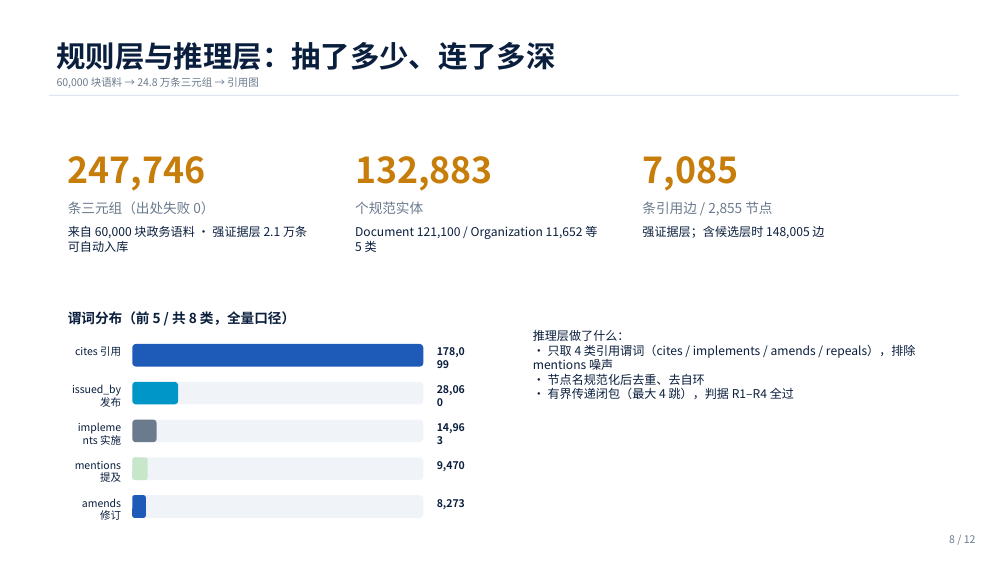
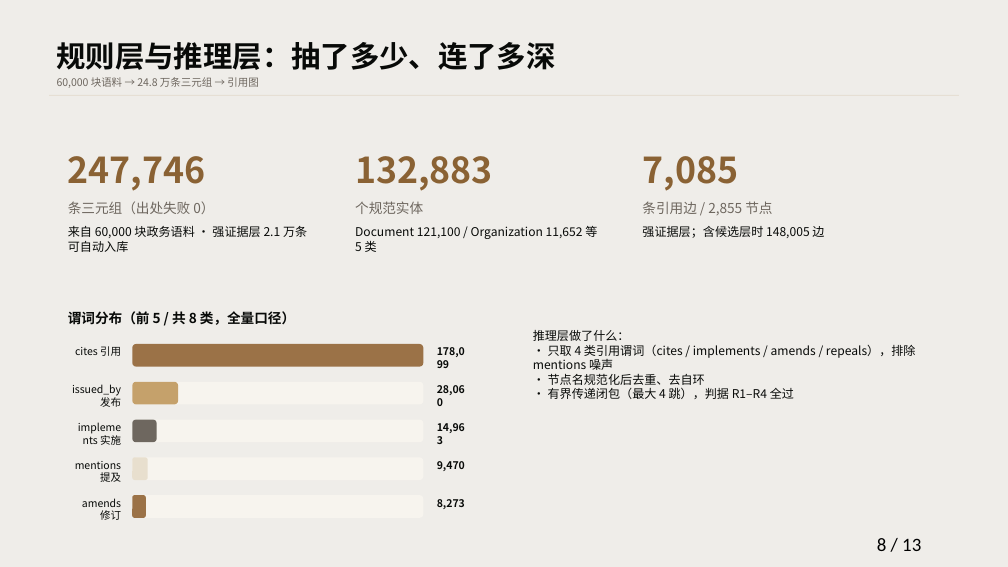
Before and after one commit to Endminlord/ict-decision-agent, a slide deck: slide 8 of deck/ict-deck.pptx. Drawn at 1008x567 pixels with LibreOffice and Linux fonts; fonts in the diff are those of the drawing. Boxes give left, top, right and bottom in pixels: in the first picture for what was removed or moved away, otherwise in the second. Text is boxed around its words. In the diff, an @@ line names an element or a change of style, - is before the commit and + after.

```diff
--- a/deck/ict-deck.pptx
+++ b/deck/ict-deck.pptx
@@ background #FFFFFF to #EFEDE9 @@
@@ rectangle at [49, 95, 959, 95]: fill #DEE5EF to #E6DFD4 @@
@@ text colour #C77D0A to #8A6234 in 3 elements at [68, 156, 206, 191], [355, 156, 493, 191], [642, 156, 738, 191] @@
@@ text colour #6B7B8D to #6E675F in 4 elements at [57, 77, 258, 88], [68, 201, 214, 214], [355, 201, 423, 214], [642, 201, 772, 215] @@
@@ text colour #0A1E3D to #080A08 in 16 elements at [57, 42, 556, 70], [68, 226, 307, 252], [355, 226, 597, 252], [642, 226, 824, 238], [68, 311, 295, 325], [75, 346, 121, 356], [437, 347, 465, 357], [72, 384, 121, 407], [437, 385, 465, 395], [100, 435, 121, 445], [437, 423, 465, 433], [75, 461, 121, 482], [437, 461, 465, 471], [82, 498, 121, 520], [437, 499, 465, 509], [533, 330, 916, 399] @@
@@ rounded rectangle at [132, 344, 423, 367]: fill #1E5AB8 to #9B7247 @@
@@ rounded rectangle at [132, 382, 178, 405]: fill #0096C7 to #C5A16B @@
@@ rounded rectangle at [132, 420, 157, 442]: fill #6B7B8D to #6E675F @@
@@ rounded rectangle at [132, 457, 147, 480]: fill #C8E6C9 to #E8DFCE @@
@@ rounded rectangle at [132, 495, 146, 518]: fill #1E5AB8 to #9B7247 @@
@@ fill #F0F4F8 to #F7F4EE in 4 elements at [132, 382, 423, 405], [132, 420, 423, 442], [132, 457, 423, 480], [132, 495, 423, 518] @@
@@ text at [877, 538, 921, 551]: text changed; size 10 to 18 pt; font Noto Sans CJK SC to Calibri; text colour #6B7B8D to #000000 @@
-8 / 12
+8 / 13
```
Also in this commit, not shown: 11 other slides changed, 1 slide added, 5 other files.
